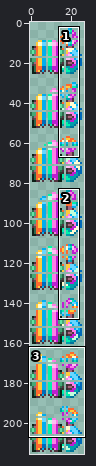
File history of a sprite sheet, Content/Tiles/BiomeExtractorTileLunar.png. The picture above shows the old version from afar; the outline marks the close-up.
Close-up. Old version:
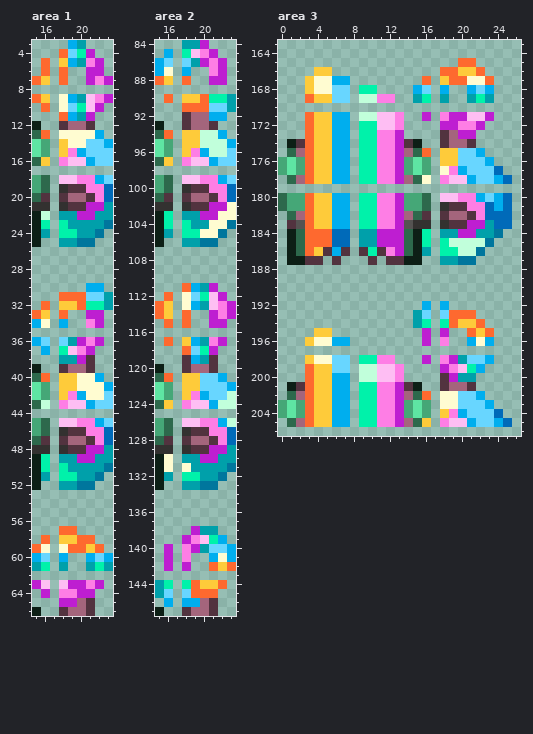
The file is 54x432 pixels, drawn in blocks of 2x2; one block is one cell here. Shown: area 1: x 15..23, y 3..66; area 2: x 15..23, y 84..147; area 3: x 0..26, y 163..206.
Once edited:
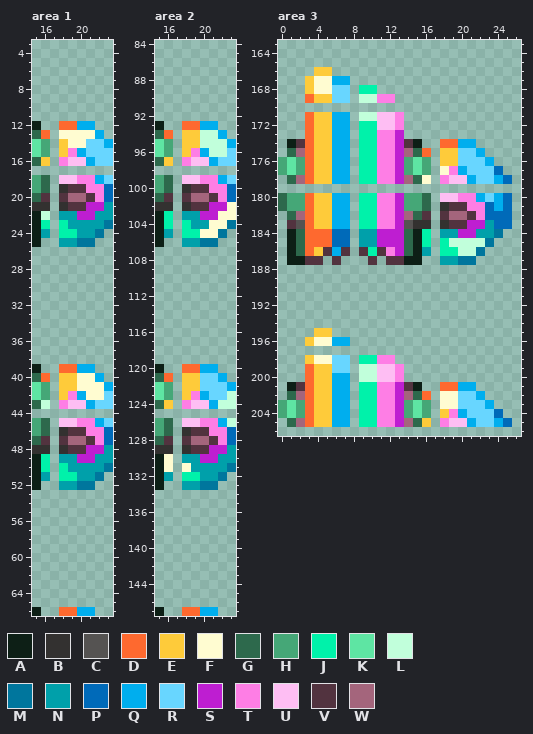
Palette (. is transparent): A #0d1f16  B #333130  C #555352  D #fe692f  E #fecb3a  F #fffcd1  G #2d694c  H #45a777  J #00f2aa  K #5ee5a3  L #c1ffdb  M #00769d  N #00a0aa  P #006ab9  Q #00aeee  R #68d6ff  S #be1ed1  T #fe7ee5  U #febef3  V #52333f  W #a4657c
The commit says: Finalize Lunar tier sprites
The exact change:
Changed rows in their new state; - is an unchanged pixel.
Area 1:
first column x 15:
 3 ----..---
 4 ---....--
 5 -.-.....-
 6 -.-.--..-
 7 ..-.--...
 9 ..-......
10 -.-.....-
11 ---....--
12 ---DDQQ--
first column x 15:
30 ------..-
31 ---......
32 -.-......
33 ..-.--..-
34 ..-.--..-
36 ..-.....-
37 -.-....--
38 ---....--
39 ---DDQQ--
first column x 15:
57 ---..----
58 -.-....--
59 ..-.....-
60 ..-.--...
61 ..-.--...
63 ..-.....-
64 -.-....--
65 ---....--
66 ---DDQQ--
Area 2:
first column x 15:
 84 ---...---
 85 -.-....--
 86 ..-.....-
 87 ..-.--..-
 88 ..-.--..-
 90 -.-......
 91 ---......
 92 ---.....-
 93 ---DDQQ--
first column x 15:
111 ---....--
112 -.-.....-
113 ..-......
114 ..-.--...
115 -.-.--..-
117 -.-.....-
118 ---....--
119 ---....--
120 ---DDQQ--
first column x 15:
138 ----...--
139 ---.....-
140 -.-......
141 -.-.--...
142 -.-.--...
144 ..-.....-
145 ..-....--
146 -.-....--
147 ---DDQQ--
Area 3:
first column x 15:
165 -----..--
166 ---.....-
167 -.-......
168 ..-.--...
169 ..-.--...
171 -.-......
172 ---.....-
173 ---....--
174 ---DDQQ--
first column x 15:
192 -.-.-----
193 ..-....--
194 ..-.....-
195 -.-.--...
196 -.-.--...
198 -.-......
199 ---.....-
200 ---....--
201 ---DDQQ--
Pixel boxes of the changes (left, top, right, bottom) in both close-ups:
changed: (32, 40, 113, 130)
changed: (32, 283, 113, 373)
changed: (32, 526, 113, 616)
changed: (155, 40, 236, 130)
changed: (155, 283, 236, 373)
changed: (155, 526, 236, 616)
changed: (413, 58, 494, 148)
changed: (413, 301, 494, 391)
